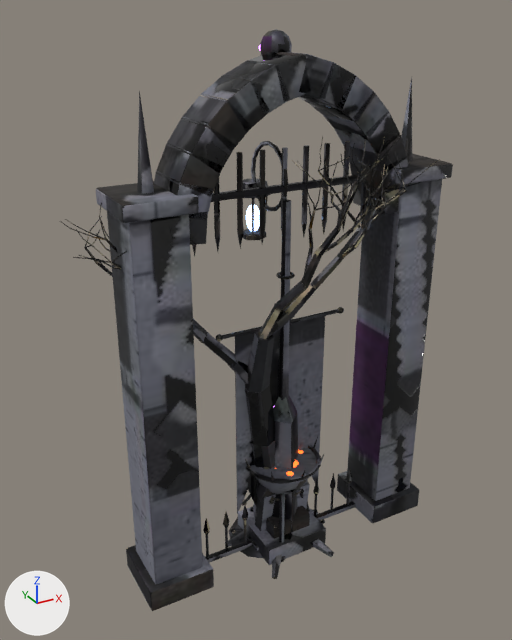
The glTF model client/assets/models/dark_props.glb: old version first, new version second.
The view is the same before and after, from a 50 mm lens placed at (-3.21, -5.26, 5.25), pointed at (-0.23, 0.14, 2.54). Arrows for +X, +Y and +Z are at lower left; the lights stay in place. The older version comes first. Vertices at exactly the same position are counted once.

Script lines for the objects in view, before the commit:
```python
ob_banner = bpy.data.objects.new('Banner', me_torus_024)
ob_banner.location = (0.0, 0.02, 0.14)
ob_brazier = bpy.data.objects.new('Brazier', me_torus_022)
ob_brazier.location = (0.0, 0.02, 0.14)
ob_gothicarch = bpy.data.objects.new('GothicArch', me_torus_020)
ob_gothicarch.location = (0.0, 0.02, 0.14)
ob_gothiclamp = bpy.data.objects.new('GothicLamp', me_torus_023)
ob_gothiclamp.location = (0.0, 0.02, 0.14)
ob_spikerow = bpy.data.objects.new('SpikeRow', me_torus_021)
ob_spikerow.location = (0.0, 0.02, 0.14)
ob_tombstonetall = bpy.data.objects.new('TombstoneTall', me_torus_019)
ob_tombstonetall.location = (0.0, 0.02, 0.14)
# also in view: 'DeadTree' at (-0.35, -0.24, 2.15); 'Tombstone' at (0.0, 0.01, 0.45)
```
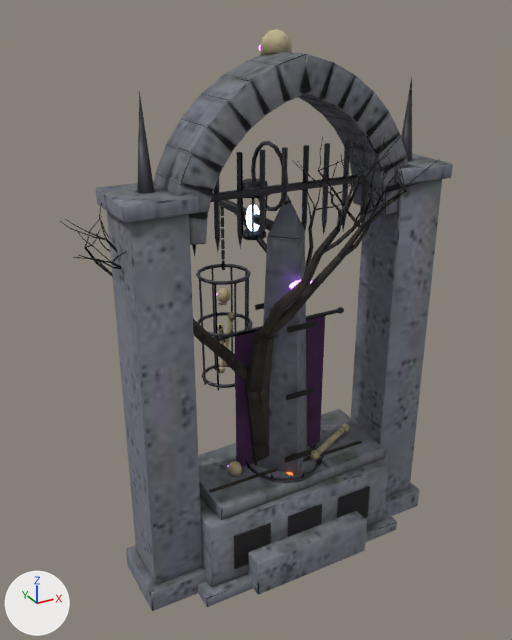
Changed parts and their boxes (x1, y1, x2, y2) in the pictures (512 x 640 px):
'Sarcophagus', added: after (198, 409, 397, 607)
'Obelisk', added: after (248, 195, 367, 595)
'Gibbet', added: after (196, 200, 274, 390)
'Pew', added (mostly hidden): after (203, 440, 362, 511)
part 1 of me_torus_019, surface changed: before (238, 394, 326, 565)
part 2 of me_torus_020, surface changed (lighter): (96, 29, 453, 611) in both
part 3 of me_torus_022, surface changed: before (245, 437, 325, 562); after (245, 437, 325, 483)
part 4 of me_torus_023, surface changed: before (242, 141, 310, 539); after (242, 141, 291, 240)
part 5 of me_torus_024, surface changed (darker): before (216, 307, 342, 514); after (216, 307, 342, 467)

The change, as a diff of the scene's bpy script:
```diff
--- a/client/assets/models/dark_props.glb.py
+++ b/client/assets/models/dark_props.glb.py
@@ me_torus_019 @@
 me_torus_019.from_pydata(...)  # 555 vertices, 1070 faces; spans x -0.35..0.35, y -0.37..0.33, z -0.14..1.71
 # used by ob_tombstonetall; location = (0.0, 0.02, 0.14)
+# me_torus_019 part 1: 1068 kept faces spanning x -0.35..0.35, y -0.37..0.33, z -0.14..1.71 get new texture (UV) coordinates
 me_torus_019.materials.append(mat_dark_props)
@@ me_torus_020 @@
 me_torus_020.from_pydata(...)  # 1813 vertices, 3534 faces; spans x -1.63..1.63, y -0.37..0.38, z -0.14..4.95
 # used by ob_gothicarch; location = (0.0, 0.02, 0.14)
+# me_torus_020 part 2: 3528 kept faces spanning x -1.63..1.63, y -0.37..0.38, z -0.14..4.95 get new texture (UV) coordinates
 me_torus_020.materials.append(mat_dark_props)
@@ me_torus_022 @@
 me_torus_022.from_pydata(...)  # 964 vertices, 1820 faces; spans x -0.44..0.44, y -0.46..0.42, z -0.165..1.0
 # used by ob_brazier; location = (0.0, 0.02, 0.14)
+# me_torus_022 part 3: 1820 kept faces spanning x -0.44..0.44, y -0.46..0.42, z -0.165..1.0 get new texture (UV) coordinates
 me_torus_022.materials.append(mat_dark_props)
@@ me_torus_023 @@
 me_torus_023.from_pydata(...)  # 822 vertices, 1596 faces; spans x -0.22..0.22, y -0.25..0.77, z -0.14..4.03
 # used by ob_gothiclamp; location = (0.0, 0.02, 0.14)
+# me_torus_023 part 4: 1592 kept faces spanning x -0.22..0.22, y -0.25..0.77, z -0.14..4.03 get new texture (UV) coordinates
 me_torus_023.materials.append(mat_dark_props)
@@ me_torus_024 @@
 me_torus_024.from_pydata(...)  # 310 vertices, 592 faces; spans x -0.7..0.7, y -0.01..0.08, z 0.18..2.39
 # used by ob_banner; location = (0.0, 0.02, 0.14)
+# me_torus_024 part 5: 582 kept faces spanning x -0.7..0.7, y -0.01..0.08, z 0.18..2.39 get new texture (UV) coordinates
 me_torus_024.materials.append(mat_dark_props)
@@ me_torus_031 @@
+me_torus_031.from_pydata(...)  # 1378 vertices, 2632 faces; spans x -0.32..0.32, y -0.27..1.6, z -0.14..3.31
+# faces by material slot: [2472, 160]
+me_torus_031.materials.append(mat_dark_props)
+me_torus_031.materials.append(mat_emit_e_eye)  # purple #b46bff, glowing purple #b46bff
@@ me_torus_030 @@
+me_torus_030.from_pydata(...)  # 609 vertices, 1174 faces; spans x -0.65..0.65, y -0.67..0.63, z -0.14..3.61
+# faces by material slot: [1074, 100]
+me_torus_030.materials.append(mat_dark_props)
+me_torus_030.materials.append(mat_emit_e_eye)  # purple #b46bff, glowing purple #b46bff
@@ me_torus_029 @@
+me_torus_029.from_pydata(...)  # 336 vertices, 648 faces; spans x -0.93..0.93, y -0.27..0.32, z -0.14..0.86
+me_torus_029.materials.append(mat_dark_props)
@@ me_torus_028 @@
+me_torus_028.from_pydata(...)  # 994 vertices, 1912 faces; spans x -1.15..1.15, y -0.57..0.53, z -0.14..0.99
+# faces by material slot: [1752, 160]
+me_torus_028.materials.append(mat_dark_props)
+me_torus_028.materials.append(mat_emit_e_eye)  # purple #b46bff, glowing purple #b46bff
@@ ob_gibbet @@
+ob_gibbet = bpy.data.objects.new('Gibbet', me_torus_031)
+ob_gibbet.location = (0.0, 0.02, 0.14)
@@ ob_obelisk @@
+ob_obelisk = bpy.data.objects.new('Obelisk', me_torus_030)
+ob_obelisk.location = (0.0, 0.02, 0.14)
@@ ob_pew @@
+ob_pew = bpy.data.objects.new('Pew', me_torus_029)
+ob_pew.location = (0.0, 0.02, 0.14)
@@ ob_sarcophagus @@
+ob_sarcophagus = bpy.data.objects.new('Sarcophagus', me_torus_028)
+ob_sarcophagus.location = (0.0, 0.02, 0.14)
```
